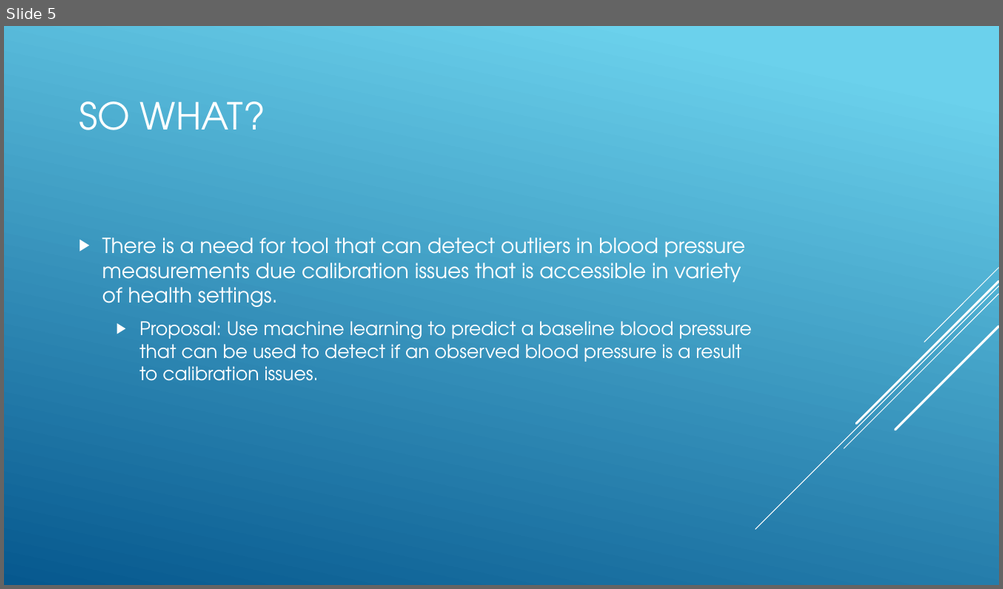
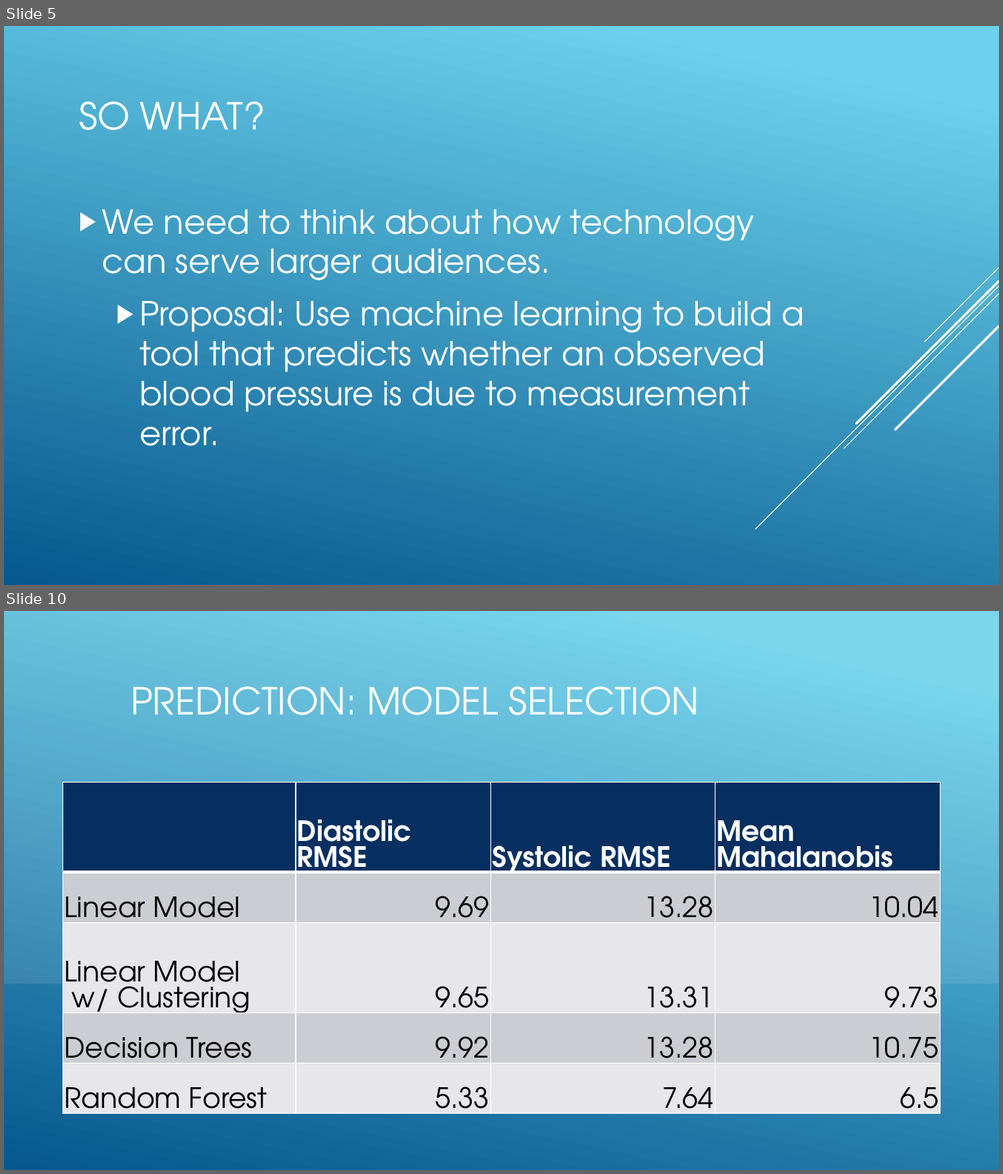
Before and after one commit to buehlere/senior-research, a slide deck: Presentation.pptx. Shown one above the other, each under a label of ours: slide 5 before the commit, slides 5 and 10 after it; the slides between them are not shown. The pictures are 1003x589 and 1003x1174 pixels, drawn with LibreOffice and Linux fonts; fonts in the diff are those of the drawing. Boxes give left, top, right and bottom in pixels: in the first picture for what was removed or moved away, otherwise in the second. Text is boxed around its words. In the diff, an @@ line names an element or a change of style, - is before the commit and + after.

```diff
--- a/Presentation.pptx
+++ b/Presentation.pptx
@@ slide 10 added at <box>4,611,999,1170</box>, background #FFFFFF @@
@@ rectangle added at <box>4,611,999,1170</box>, fill gradient #6ED2EB to #06588E @@
@@ snip diag rect added at <box>4,611,999,984</box>, fill #FFFFFF at 10% opacity @@
@@ title added at <box>131,686,699,715</box>, 36 pt, text #FFFFFF @@
+PREDICTION: MODEL SELECTION
@@ table added at <box>63,782,939,1125</box>, 5 rows, 4 columns @@
+ | Diastolic RMSE | Systolic RMSE | Mean Mahalanobis
+Linear Model | 9.69 | 13.28 | 10.04
+Linear Model w/ Clustering | 9.65 | 13.31 | 9.73
+Decision Trees | 9.92 | 13.28 | 10.75
+Random Forest | 5.33 | 7.64 | 6.5
@@ group added at <box>755,853,999,1115</box>: 5 lines @@
@@ slide 5 changed as well @@
@@ text at <box>102,210,805,446</box>: text changed; size 18 to 32 pt @@
-▶ There is a need for tool that can detect outliers in blood pressure measurements due calibration issues that is accessible in variety of health settings.
-  ▶ Proposal: Use machine learning to predict a baseline blood pressure that can be used to detect if an observed blood pressure is a result to calibration issues.
+▶ We need to think about how technology can serve larger audiences.
+  ▶ Proposal: Use machine learning to build a tool that predicts whether an observed blood pressure is due to measurement error.
```
Also in this commit, not shown: 6 other slides changed, 10 other slides added, 1 slide removed, 10 other files.
